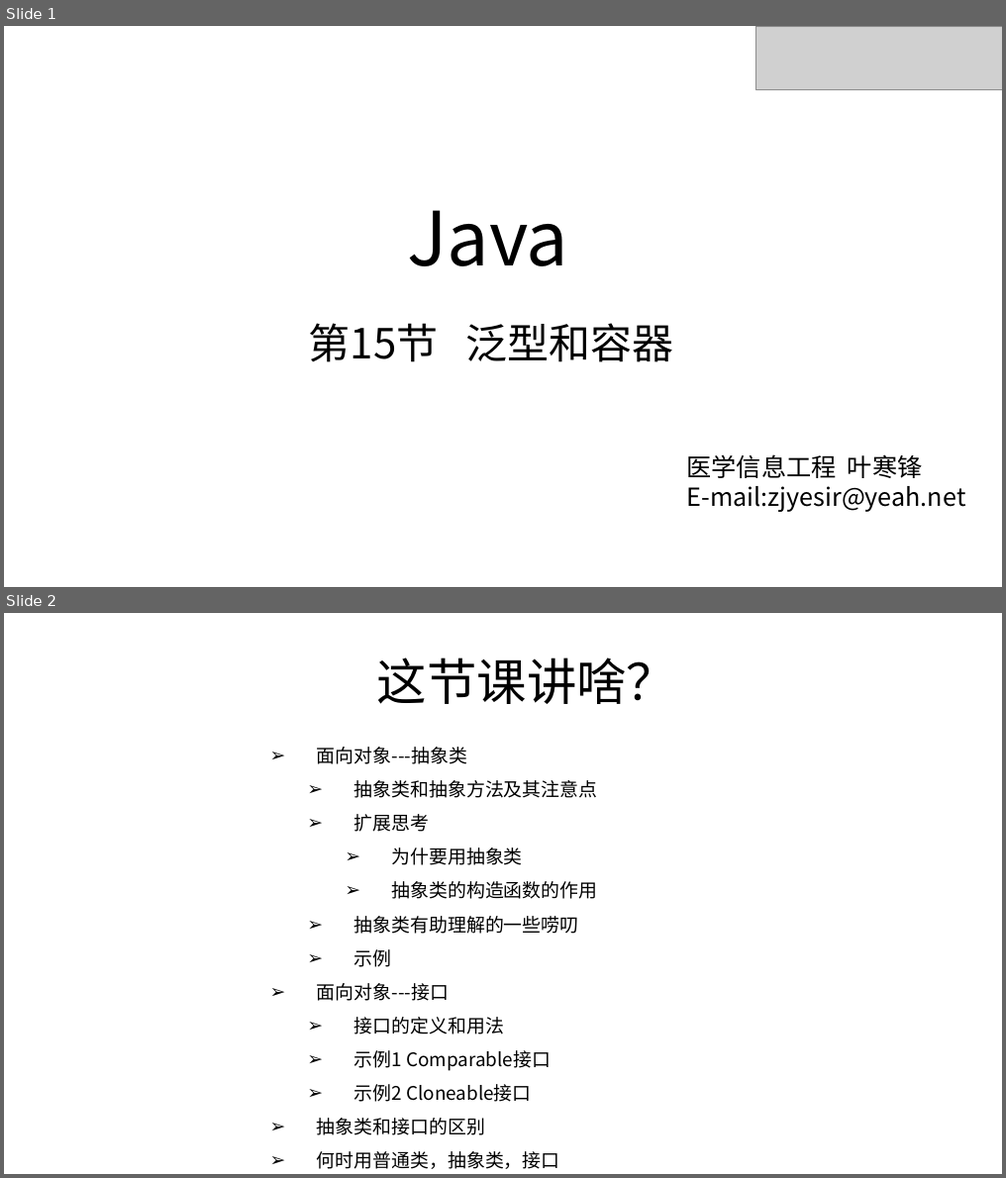
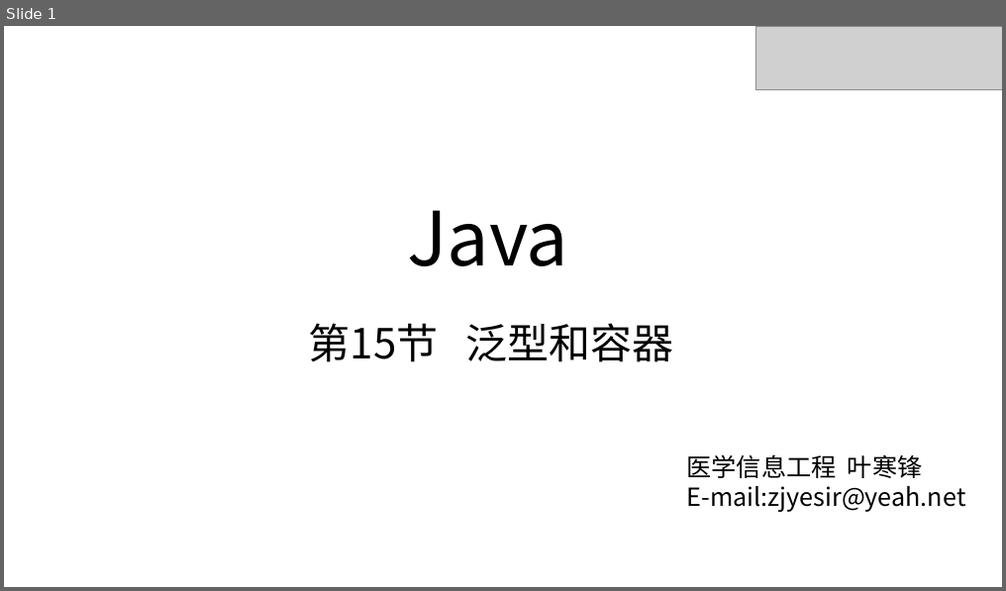
Before and after one commit to zjyesir/hmc_java_1, a slide deck: ppt/15.泛型和容器.pptx. Shown one above the other, each under a label of ours: slides 1 and 2 before the commit, slide 1 after it. The pictures are 1006x1178 and 1006x591 pixels, drawn with LibreOffice and Linux fonts; fonts in the diff are those of the drawing; grey boxes stand for pictures; background and template pictures are left out. Boxes give left, top, right and bottom in pixels: in the first picture for what was removed or moved away, otherwise in the second. Text is boxed around its words. In the diff, an @@ line names an element or a change of style, - is before the commit and + after.

```diff
--- a/ppt/15.泛型和容器.pptx
+++ b/ppt/15.泛型和容器.pptx
@@ slide 2 removed at [4, 613, 1002, 1174], background picture (left out) @@
@@ text removed at [377, 658, 676, 704] @@
-这节课讲啥？
@@ text removed at [317, 747, 598, 1169] @@
-➢ 面向对象---抽象类
-  ➢ 抽象类和抽象方法及其注意点
-  ➢ 扩展思考
-    ➢ 为什要用抽象类
-    ➢ 抽象类的构造函数的作用
-  ➢ 抽象类有助理解的一些唠叨
-  ➢ 示例
-➢ 面向对象---接口
-  ➢ 接口的定义和用法
-  ➢ 示例1 Comparable接口
-  ➢ 示例2 Cloneable接口
-➢ 抽象类和接口的区别
-➢ 何时用普通类，抽象类，接口
```
Also in this commit, not shown: 2 slides changed, 22 slides added, 31 other slides removed, 5 other files.
